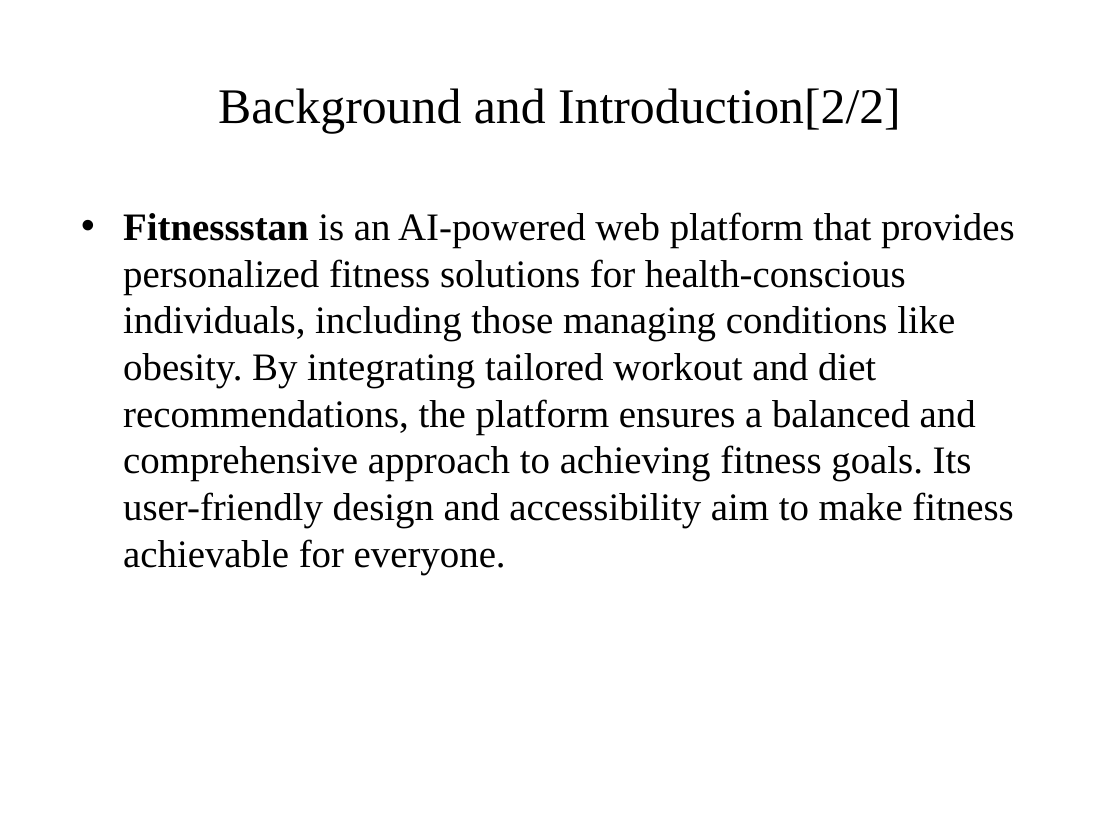
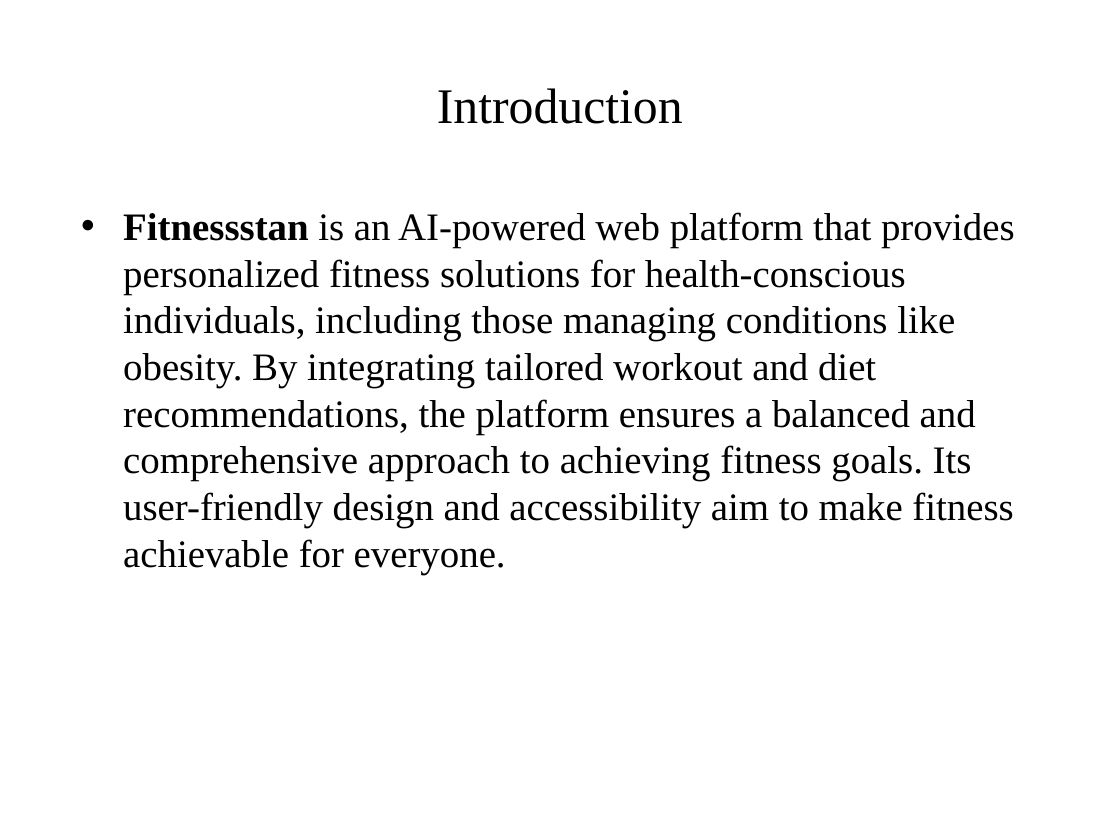
Before and after one commit to pandistic-zain/Fitnesstan--FYP, a slide deck: slide 4 of fitnesstan-documentation/FItnessstan_Final Presentation_Part 2.pptx (slide 6 before the commit). Drawn at 1120x840 pixels with LibreOffice and Linux fonts; fonts in the diff are those of the drawing; background and template pictures are left out. Boxes give left, top, right and bottom in pixels: in the first picture for what was removed or moved away, otherwise in the second. Text is boxed around its words. In the diff, an @@ line names an element or a change of style, - is before the commit and + after.

```diff
--- a/fitnesstan-documentation/FItnessstan_Final Presentation_Part 2.pptx
+++ b/fitnesstan-documentation/FItnessstan_Final Presentation_Part 2.pptx
@@ title at (x1=437, y1=88, x2=683, y2=124): text changed @@
-Background and Introduction[2/2]
+Introduction
```
Also in this commit, not shown: 6 other slides changed, 26 slides removed.
